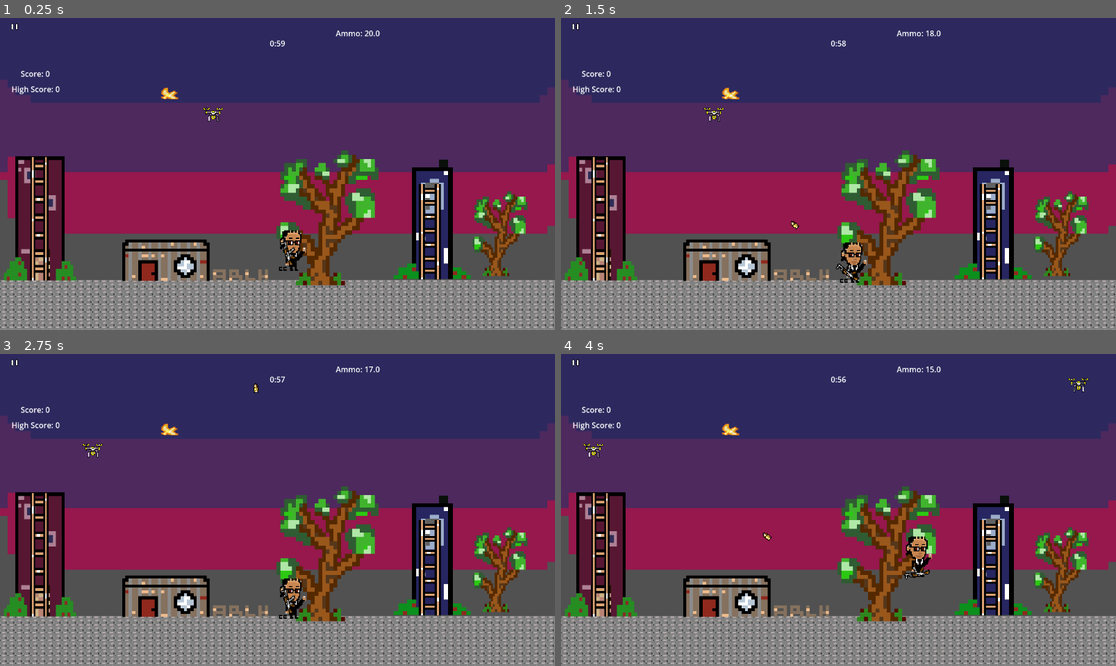
Above: before the commit, frames 1-4 (two rows, left to right).
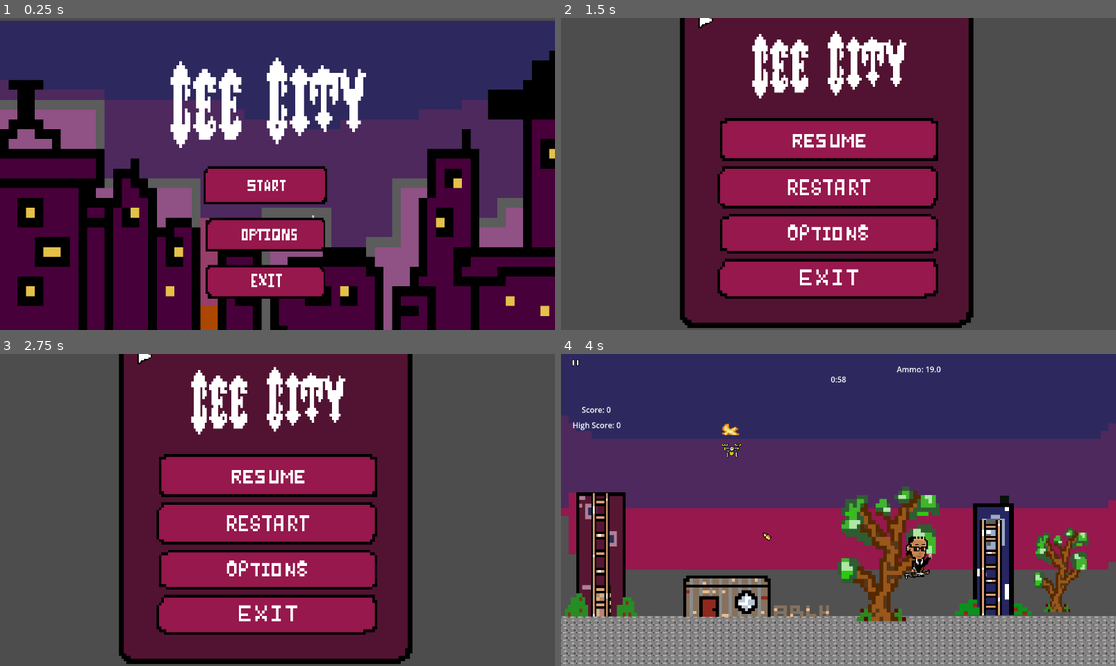
Above: after the commit, the same moments.

Repository: rimam-byte/gamedev
Game: Godot game, scene res://scenes/mainmenu.tscn
Same seed, same stepped clock (60 frames per second), same inputs: the game is played once before the commit and once after it. Before the commit the project starts from res://scenes/level.tscn.
Inputs (mouse positions are in pixels of both pictures, inside the frame that each line leads up to):
- Up to frame 1 (0.25 s): no input
- Up to frame 2 (1.5 s): click (827, 186) at 0.52 s; click (572, 27) at 1.27 s
- Up to frame 3 (2.75 s): click (266, 475) at 2.02 s
- Up to frame 4 (4 s): click (827, 522) at 2.77 s; move the mouse to (810, 572) at 3.52 s; hold Right (ui_right) from 3.53 s (still down); click (810, 572) at 3.6 s; tap Up (jump) at 3.77 s

The runs differ from the first frame. In frame 1, 63% of the frame differs, in the area x 0-100%, y 0-100%; in frame 2, 92%; in frame 3, 92%; in frame 4, 0.2%.

Commit message:
menu setup 2

Diff:
--- a/cee-city/project.godot
+++ b/cee-city/project.godot
@@ -11,7 +11,7 @@
 [application]
 
 config/name="cee city"
-run/main_scene="uid://cimgloept33lj"
+run/main_scene="uid://ngfce62cu3wr"
 config/features=PackedStringArray("4.6", "Forward Plus")
 config/icon="res://icon.svg"
 
--- a/cee-city/scenes/level.tscn
+++ b/cee-city/scenes/level.tscn
@@ -13,11 +13,7 @@
 [ext_resource type="Texture2D" uid="uid://dpd4lk3pgkq4i" path="res://assets/container.png" id="12_fpun6"]
 [ext_resource type="Script" uid="uid://cmb7pcjy4oid0" path="res://scripts/ladder.gd" id="13_64w2a"]
 [ext_resource type="Texture2D" uid="uid://djmnm05omw5n8" path="res://assets/bird.png" id="13_wc255"]
-[ext_resource type="Texture2D" uid="uid://b16jtaq0a0owf" path="res://assets/bg8.png" id="14_82cfe"]
-[ext_resource type="Texture2D" uid="uid://bmg050oukwajs" path="res://assets/title1.png" id="16_8gofh"]
-[ext_resource type="Texture2D" uid="uid://d1ydrxki27uh" path="res://assets/pausemenu.png" id="17_h6wmr"]
-[ext_resource type="Texture2D" uid="uid://8cxrunlue42k" path="res://assets/stop.png" id="18_gunhw"]
-[ext_resource type="Texture2D" uid="uid://dg8cgou0toiok" path="res://assets/mainmenu.png" id="18_pqd0y"]
+[ext_resource type="Script" uid="uid://dxudf46dw6jkb" path="res://scripts/pause.gd" id="14_wc255"]
 [ext_resource type="Texture2D" uid="uid://c7vo6p6ykycvc" path="res://assets/button.png" id="19_8gofh"]
 
 [sub_resource type="CompressedTexture2D" id="CompressedTexture2D_klq6b"]
@@ -212,6 +208,7 @@
 anchors_preset = -1
 anchor_left = -0.20225695
 anchor_top = 0.10339506
+anchor_bottom = 0.10339506
 offset_left = 217.0
 offset_top = -26.0
 offset_right = 546.0
@@ -288,8 +285,12 @@
 one_way_collision = true
 
 [node name="CanvasLayer2" type="CanvasLayer" parent="." unique_id=1910243939]
+physics_interpolation_mode = 1
 
 [node name="Button" type="Button" parent="CanvasLayer2" unique_id=669563388]
+physics_interpolation_mode = 1
+visibility_layer = 3
+z_index = 2
 offset_left = -552.0
 offset_top = 167.0
 offset_right = -471.0
@@ -298,76 +299,26 @@
 text = "Reset High Score"
 metadata/_edit_use_anchors_ = true
 
-[node name="Bg8" type="Sprite2D" parent="." unique_id=239745379]
-position = Vector2(-1169, 345)
-scale = Vector2(17.36719, 21.09375)
-texture = ExtResource("14_82cfe")
-
-[node name="Button_manager" type="Control" parent="." unique_id=485476547]
+[node name="Control" type="Control" parent="." unique_id=669939686]
 layout_mode = 3
 anchors_preset = 0
-offset_right = 40.0
-offset_bottom = 40.0
-metadata/_edit_use_anchors_ = true
-
-[node name="Start" type="Button" parent="Button_manager" unique_id=1688467600]
+offset_left = -546.0
+offset_top = 21.0
+offset_right = -506.0
+offset_bottom = 61.0
+script = ExtResource("14_wc255")
+
+[node name="Button" type="Sprite2D" parent="Control" unique_id=114117402]
+texture = ExtResource("19_8gofh")
+
+[node name="pause" type="Button" parent="Control" unique_id=1317657144]
+z_index = -1
 layout_mode = 0
-offset_left = -1333.0
-offset_top = 354.0
-offset_right = -1015.0
-offset_bottom = 419.0
-metadata/_edit_use_anchors_ = true
-
-[node name="Options" type="Button" parent="Button_manager" unique_id=2076858321]
-layout_mode = 0
-offset_left = -1332.0
-offset_top = 445.0
-offset_right = -1022.0
-offset_bottom = 509.0
-metadata/_edit_use_anchors_ = true
-
-[node name="Exit" type="Button" parent="Button_manager" unique_id=547060376]
-layout_mode = 1
-anchors_preset = -1
-anchor_left = -24.115002
-anchor_top = 5.609
-anchor_right = -24.115002
-anchor_bottom = 5.609
-offset_left = -363.3999
-offset_top = 325.63998
-offset_right = -64.3999
-offset_bottom = 393.63998
-metadata/_edit_use_anchors_ = true
-
-[node name="Title1" type="Sprite2D" parent="." unique_id=1309080011]
-position = Vector2(-1268.75, 193.75003)
-scale = Vector2(7.3945313, 9.148438)
-texture = ExtResource("16_8gofh")
-
-[node name="Pausemenu" type="Sprite2D" parent="." unique_id=2059031869]
-position = Vector2(1002.00006, 371.99997)
-scale = Vector2(5.27246, 5.9726553)
-texture = ExtResource("17_h6wmr")
-
-[node name="Title2" type="Sprite2D" parent="Pausemenu" unique_id=1167733009]
-z_index = 1
-position = Vector2(-15.7421875, -34.155663)
-scale = Vector2(0.98981345, 1.0516678)
-texture = ExtResource("16_8gofh")
-
-[node name="Mainmenu" type="Sprite2D" parent="." unique_id=1943443759]
-position = Vector2(-1233, 482)
-scale = Vector2(5.2421875, 5.265625)
-texture = ExtResource("18_pqd0y")
-
-[node name="Stop" type="Sprite2D" parent="." unique_id=1908106955]
-position = Vector2(744, 82)
-scale = Vector2(4.304686, 4.070312)
-texture = ExtResource("18_gunhw")
-
-[node name="Button" type="Sprite2D" parent="." unique_id=114117402]
-position = Vector2(-546, 21)
-texture = ExtResource("19_8gofh")
+offset_left = -15.0
+offset_top = -13.0
+offset_right = 12.0
+offset_bottom = 8.0
 
 [connection signal="body_entered" from="Area2D" to="Area2D" method="_on_body_entered"]
 [connection signal="body_exited" from="Area2D" to="Area2D" method="_on_body_exited"]
+[connection signal="pressed" from="Control/pause" to="Control" method="_on_pause_pressed"]
--- /dev/null
+++ b/cee-city/scenes/mainmenu.tscn
@@ -0,0 +1,61 @@
+[gd_scene format=3 uid="uid://ngfce62cu3wr"]
+
+[ext_resource type="Texture2D" uid="uid://b16jtaq0a0owf" path="res://assets/bg8.png" id="1_5mbse"]
+[ext_resource type="Texture2D" uid="uid://bmg050oukwajs" path="res://assets/title1.png" id="2_r3g3c"]
+[ext_resource type="Texture2D" uid="uid://dg8cgou0toiok" path="res://assets/mainmenu.png" id="3_3vvtq"]
+[ext_resource type="Script" uid="uid://d16y4s2oomvca" path="res://scripts/mainmenu.gd" id="4_3vvtq"]
+
+[node name="Node2D" type="Node2D" unique_id=62475776]
+
+[node name="Button manager" type="Control" parent="." unique_id=1902186188]
+layout_mode = 3
+anchors_preset = 0
+offset_left = 114.0
+offset_top = 48.0
+offset_right = 793.0
+offset_bottom = 619.0
+script = ExtResource("4_3vvtq")
+
+[node name="Title1" type="Sprite2D" parent="Button manager" unique_id=2024479208]
+position = Vector2(352.00003, 140)
+scale = Vector2(5.8876953, 8.169923)
+texture = ExtResource("2_r3g3c")
+
+[node name="Mainmenu" type="Sprite2D" parent="Button manager" unique_id=996248413]
+position = Vector2(396, 395.00003)
+scale = Vector2(3.9394536, 4.65625)
+texture = ExtResource("3_3vvtq")
+
+[node name="Start" type="Button" parent="Button manager" unique_id=1217188226]
+z_index = -1
+layout_mode = 0
+offset_left = 308.0
+offset_top = 270.0
+offset_right = 562.0
+offset_bottom = 333.0
+
+[node name="Options" type="Button" parent="Button manager" unique_id=1846217464]
+z_index = -1
+layout_mode = 0
+offset_left = 321.0
+offset_top = 373.0
+offset_right = 555.0
+offset_bottom = 439.0
+
+[node name="Exit" type="Button" parent="Button manager" unique_id=1267548813]
+z_index = -1
+layout_mode = 0
+offset_left = 319.0
+offset_top = 463.0
+offset_right = 552.0
+offset_bottom = 531.0
+
+[node name="Bg" type="Sprite2D" parent="Button manager" unique_id=403544464]
+z_index = -1
+position = Vector2(465, 285.00003)
+scale = Vector2(18.101564, 20.406252)
+texture = ExtResource("1_5mbse")
+
+[connection signal="pressed" from="Button manager/Start" to="Button manager" method="_on_start_pressed"]
+[connection signal="pressed" from="Button manager/Options" to="Button manager" method="_on_options_pressed"]
+[connection signal="pressed" from="Button manager/Exit" to="Button manager" method="_on_exit_pressed"]
--- /dev/null
+++ b/cee-city/scenes/options.tscn
@@ -0,0 +1,3 @@
+[gd_scene format=3 uid="uid://c31obct0v4kll"]
+
+[node name="Node2D" type="Node2D" unique_id=292604039]
--- /dev/null
+++ b/cee-city/scenes/pausemenu.tscn
@@ -0,0 +1,67 @@
+[gd_scene format=3 uid="uid://co2husxqiq5dt"]
+
+[ext_resource type="Texture2D" uid="uid://dyewc54si6otx" path="res://assets/pausemenu1.png" id="1_8ljkb"]
+[ext_resource type="Texture2D" uid="uid://bmg050oukwajs" path="res://assets/title1.png" id="2_vpyy4"]
+[ext_resource type="Texture2D" uid="uid://8cxrunlue42k" path="res://assets/stop.png" id="3_eptsf"]
+[ext_resource type="Script" uid="uid://dwxd2sxpknmdy" path="res://scripts/pausemenu.gd" id="4_vpyy4"]
+
+[node name="Node2D" type="Node2D" unique_id=1056554807]
+
+[node name="Pausemenu1" type="Sprite2D" parent="." unique_id=1330815104]
+position = Vector2(554, 291)
+scale = Vector2(4.8710938, 5.5097656)
+texture = ExtResource("1_8ljkb")
+
+[node name="Title1" type="Sprite2D" parent="." unique_id=741756072]
+position = Vector2(485, 106.00001)
+scale = Vector2(4.6328125, 6.1054683)
+texture = ExtResource("2_vpyy4")
+
+[node name="Stop" type="Sprite2D" parent="." unique_id=1198922413]
+position = Vector2(310.5, 15.5)
+scale = Vector2(2.84375, 2.90625)
+texture = ExtResource("3_eptsf")
+
+[node name="Control" type="Control" parent="." unique_id=1289493287]
+layout_mode = 3
+anchors_preset = 0
+offset_right = 40.0
+offset_bottom = 40.0
+script = ExtResource("4_vpyy4")
+
+[node name="Resume" type="Button" parent="Control" unique_id=874153483]
+z_index = -1
+layout_mode = 0
+offset_left = 332.0
+offset_top = 214.0
+offset_right = 782.0
+offset_bottom = 288.0
+
+[node name="Restart" type="Button" parent="Control" unique_id=1062044626]
+z_index = -1
+layout_mode = 0
+offset_left = 333.0
+offset_top = 311.0
+offset_right = 779.0
+offset_bottom = 390.0
+
+[node name="Options" type="Button" parent="Control" unique_id=491817605]
+z_index = -1
+layout_mode = 0
+offset_left = 337.0
+offset_top = 410.0
+offset_right = 782.0
+offset_bottom = 485.0
+
+[node name="Exit" type="Button" parent="Control" unique_id=1245935121]
+z_index = -1
+layout_mode = 0
+offset_left = 323.0
+offset_top = 509.0
+offset_right = 779.0
+offset_bottom = 579.0
+
+[connection signal="pressed" from="Control/Resume" to="Control" method="_on_resume_pressed"]
+[connection signal="pressed" from="Control/Restart" to="Control" method="_on_restart_pressed"]
+[connection signal="pressed" from="Control/Options" to="Control" method="_on_options_pressed"]
+[connection signal="pressed" from="Control/Exit" to="Control" method="_on_exit_pressed"]
--- /dev/null
+++ b/cee-city/scripts/mainmenu.gd
@@ -0,0 +1,7 @@
+extends Control
+func _on_start_pressed() -> void:
+	get_tree().change_scene_to_file('res://scenes/level.tscn')
+func _on_options_pressed() -> void:
+	get_tree().change_scene_to_file('res://scenes/options.tscn')
+func _on_exit_pressed() -> void:
+	get_tree().quit()
--- /dev/null
+++ b/cee-city/scripts/pause.gd
@@ -0,0 +1,3 @@
+extends Control
+func _on_pause_pressed() -> void:
+	get_tree().change_scene_to_file('res://scenes/pausemenu.tscn')
--- /dev/null
+++ b/cee-city/scripts/pausemenu.gd
@@ -0,0 +1,9 @@
+extends Control
+func _on_resume_pressed() -> void:
+	get_tree().paused = false
+func _on_restart_pressed() -> void:
+	get_tree().change_scene_to_file('res://scenes/level.tscn')
+func _on_options_pressed() -> void:
+	get_tree().change_scene_to_file('res://scenes/options.tscn')
+func _on_exit_pressed() -> void:
+	get_tree().quit()
Not shown, added: cee-city/assets/pausemenu1.png.import
Not shown, added: cee-city/scripts/mainmenu.gd.uid
Not shown, added: cee-city/scripts/pause.gd.uid
Not shown, added: cee-city/scripts/pausemenu.gd.uid
